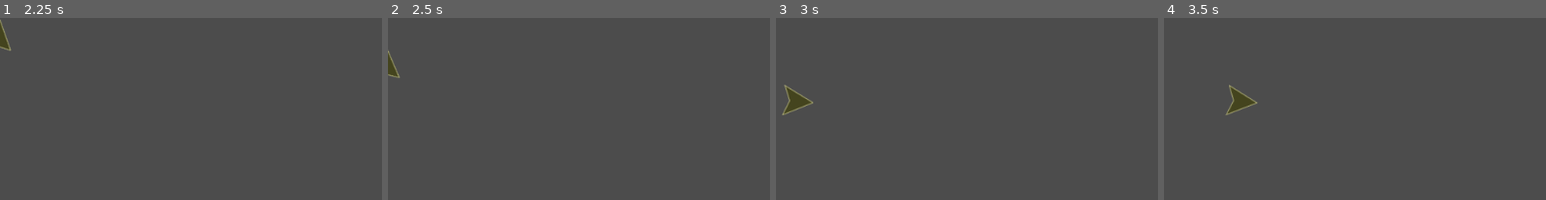
Above: before the commit, frames 1-4 (left to right).
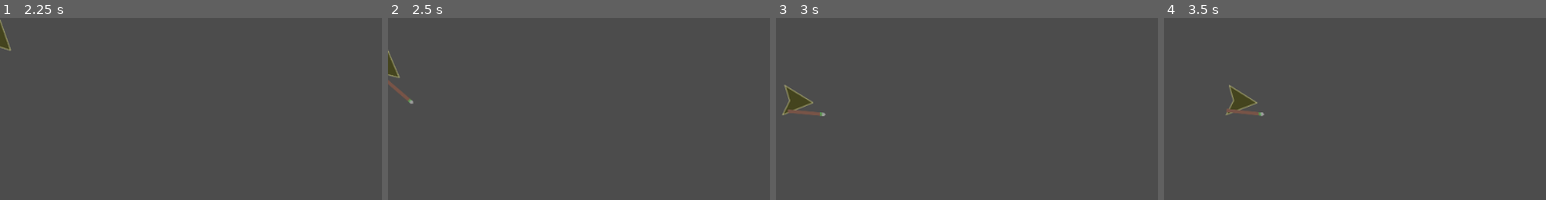
Above: after the commit, the same moments.

Repository: Schwarcraft/DreamGame
Game: Godot game, scene res://Source/Lobby.tscn
Same seed, same stepped clock (60 frames per second), same inputs: the game is played once before the commit and once after it. Before the commit the project starts from res://Lobby.tscn.
Inputs (mouse positions are % of the whole screen's width and height, from its top left):
- Up to frame 1 (2.25 s): tap Enter at 0.5 s; move the mouse to (72, 55) at 0.52 s; hold D (move_right) 0.53-1.25 s; tap E (equip, bound only after the commit) at 0.6 s; right-click (72, 55) at 0.8 s; click "Host" at 1.25 s; tap Space at 2 s; move the mouse to (30, 67) at 2.02 s; hold S (move_down) from 2.03 s (still down); right-click (30, 67) at 2.1 s
- Up to frame 2 (2.5 s): keep holding S (move_down); tap E (equip, bound only after the commit) at 2.3 s
- Up to frame 3 (3 s): move the mouse to (60, 34) at 2.77 s; release S (move_down) at 2.78 s; hold D (move_right) from 2.78 s (still down); tap E (equip, bound only after the commit) at 2.85 s
- Up to frame 4 (3.5 s): keep holding D (move_right); right-click (60, 34) at 3.05 s
The pictures show only the part of the screen within x 0-50%, y 0-50%; the shares and areas given below are measured in that part.

Frame 1 is identical in both runs. In frame 2, 0.2% of the frame differs, in the area x 0-7%, y 34-48%; in frame 3, 0.2%, in the area x 3-13%, y 50-54%; in frame 4, 0.2%.

Commit message:
Spear Start
Added the spear and first animation

Diff:
--- a/Ship.tscn
+++ /dev/null
@@ -1,20 +0,0 @@
-[gd_scene load_steps=4 format=2]
-
-[ext_resource path="res://Ship.gd" type="Script" id=1]
-[ext_resource path="res://Images/player1.png" type="Texture" id=2]
-
-[sub_resource type="CircleShape2D" id=1]
-radius = 11.8153
-
-[node name="Ship" type="RigidBody2D"]
-gravity_scale = 0.0
-script = ExtResource( 1 )
-__meta__ = {
-"_edit_group_": true
-}
-
-[node name="player1" type="Sprite" parent="."]
-texture = ExtResource( 2 )
-
-[node name="CollisionShape2D" type="CollisionShape2D" parent="."]
-shape = SubResource( 1 )
--- a/ConnectionManager.gd
+++ b/Source/ConnectionManager.gd
@@ -5,7 +5,7 @@
 var players = []
 
 func _ready():
-	ship = preload("res://Ship.tscn")
+	ship = preload("res://Source/Ship.tscn")
 	get_tree().connect("connected_to_server", self, "_connected_ok")
 
 func on_host_game():
--- a/Lobby.tscn
+++ b/Source/Lobby.tscn
@@ -1,6 +1,6 @@
 [gd_scene load_steps=2 format=2]
 
-[ext_resource path="res://Lobby.gd" type="Script" id=1]
+[ext_resource path="res://Source/Lobby.gd" type="Script" id=1]
 
 [node name="Lobby" type="Node"]
 script = ExtResource( 1 )
--- a/Main.tscn
+++ b/Source/Main.tscn
@@ -1,6 +1,7 @@
 [gd_scene load_steps=2 format=2]
 
-[ext_resource path="res://Ship.tscn" type="PackedScene" id=1]
+[ext_resource path="res://Source/Ship.tscn" type="PackedScene" id=1]
+
 
 [node name="Main" type="Node"]
 
--- a/Ship.gd
+++ b/Source/Ship.gd
@@ -1,10 +1,10 @@
 extends RigidBody2D
 
-#TESTING
+
+
 var speed = 150
-var rotation_speed = 150
-var max_speed = 80
-var screen_size
+
+
 var Mouse_position
 # Declare member variables here. Examples:
 # var a = 2
@@ -14,13 +14,16 @@
 slave var slave_rotation = 0
 # Called when the node enters the scene tree for the first time.
 func _ready():
-	pass # Replace with function body.
+
+	pass
 
 # Called every frame. 'delta' is the elapsed time since the previous frame.
 func _process(delta):
 	Mouse_position=get_local_mouse_position()
 	var velocity = Vector2()  # The player's movement vector.
 	if is_network_master():
+
+		#-----Movement Block-----
 		if Input.is_action_pressed("move_right"):
 			velocity.x += 1
 		if Input.is_action_pressed("move_left"):
@@ -37,6 +40,28 @@
 #		position.y = clamp(position.y, 0, screen_size.y)
 		rset_unreliable("slave_position", position)
 		rset_unreliable("slave_rotation", rotation)
+
+		#-----Equipment Block-----
+		if Input.is_action_just_pressed("equip"):
+			equip(1)
+
+		if Input.is_action_just_pressed("right_click"):
+			get_node("AnimationPlayer").play("Spear_Attack")
+
+
+
 	else:
 		position = slave_position
 		rotation = slave_rotation
+
+
+#This function will equip a set item:
+#---Purpose---
+#Will take an item ID (int) input and change the sprite of the equipment on the player
+
+func equip(id):
+	var equipped
+	match id:
+		1: #ID 1= Spear
+			$Spear_tex.show()
+	pass
--- /dev/null
+++ b/Source/Ship.tscn
@@ -0,0 +1,44 @@
+[gd_scene load_steps=6 format=2]
+
+[ext_resource path="res://Source/Ship.gd" type="Script" id=1]
+[ext_resource path="res://Images/player1.png" type="Texture" id=2]
+[ext_resource path="res://Images/Spear.png" type="Texture" id=3]
+
+[sub_resource type="CircleShape2D" id=1]
+radius = 11.8153
+
+[sub_resource type="Animation" id=2]
+resource_name = "Spear_Attack"
+tracks/0/type = "value"
+tracks/0/path = NodePath("Spear_tex:position")
+tracks/0/interp = 2
+tracks/0/loop_wrap = true
+tracks/0/imported = false
+tracks/0/enabled = true
+tracks/0/keys = {
+"times": PoolRealArray( 0, 0.5, 0.991784 ),
+"transitions": PoolRealArray( 1, 1, 1 ),
+"update": 0,
+"values": [ Vector2( 5, 19.458 ), Vector2( 35, 19.458 ), Vector2( 5, 19.458 ) ]
+}
+
+[node name="Ship" type="RigidBody2D"]
+gravity_scale = 0.0
+script = ExtResource( 1 )
+
+[node name="player1" type="Sprite" parent="."]
+texture = ExtResource( 2 )
+
+[node name="CollisionShape2D" type="CollisionShape2D" parent="."]
+position = Vector2( 0, -0.463287 )
+shape = SubResource( 1 )
+
+[node name="AnimationPlayer" type="AnimationPlayer" parent="."]
+anims/Spear_Attack = SubResource( 2 )
+
+[node name="Spear_tex" type="Sprite" parent="."]
+visible = false
+position = Vector2( 5, 19.458 )
+rotation = 1.5708
+scale = Vector2( 0.638633, 0.638633 )
+texture = ExtResource( 3 )
--- a/project.godot
+++ b/project.godot
@@ -16,12 +16,11 @@
 [application]
 
 config/name="Shooter"
-run/main_scene="res://Lobby.tscn"
-config/icon="res://icon.png"
+run/main_scene="res://Source/Lobby.tscn"
 
 [autoload]
 
-ConnectionManager="*res://ConnectionManager.gd"
+ConnectionManager="*res://Source/ConnectionManager.gd"
 
 [input]
 
@@ -45,7 +44,17 @@
 "events": [ Object(InputEventKey,"resource_local_to_scene":false,"resource_name":"","device":0,"alt":false,"shift":false,"control":false,"meta":false,"command":false,"pressed":false,"scancode":83,"unicode":0,"echo":false,"script":null)
  ]
 }
+right_click={
+"deadzone": 0.5,
+"events": [ Object(InputEventMouseButton,"resource_local_to_scene":false,"resource_name":"","device":0,"alt":false,"shift":false,"control":false,"meta":false,"command":false,"button_mask":0,"position":Vector2( 0, 0 ),"global_position":Vector2( 0, 0 ),"factor":1.0,"button_index":2,"pressed":false,"doubleclick":false,"script":null)
+ ]
+}
+equip={
+"deadzone": 0.5,
+"events": [ Object(InputEventKey,"resource_local_to_scene":false,"resource_name":"","device":0,"alt":false,"shift":false,"control":false,"meta":false,"command":false,"pressed":false,"scancode":69,"unicode":0,"echo":false,"script":null)
+ ]
+}
 
 [rendering]
 
-environment/default_environment="res://default_env.tres"
+environment/default_environment="res://Source/default_env.tres"
Binary file added: Images/Spear.png
Not shown, changed: Images/Spear.png.import
Renamed: Lobby.gd -> Source/Lobby.gd
Renamed: default_env.tres -> Source/default_env.tres
Binary file removed: icon.png
